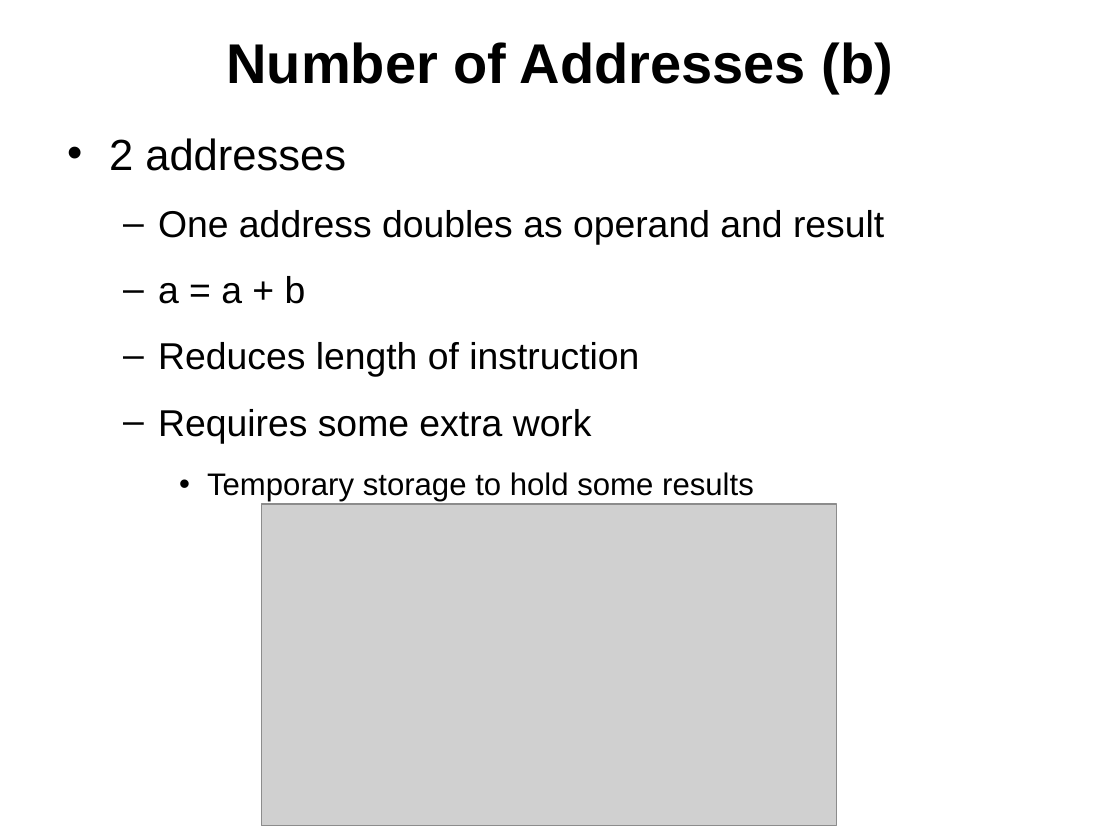
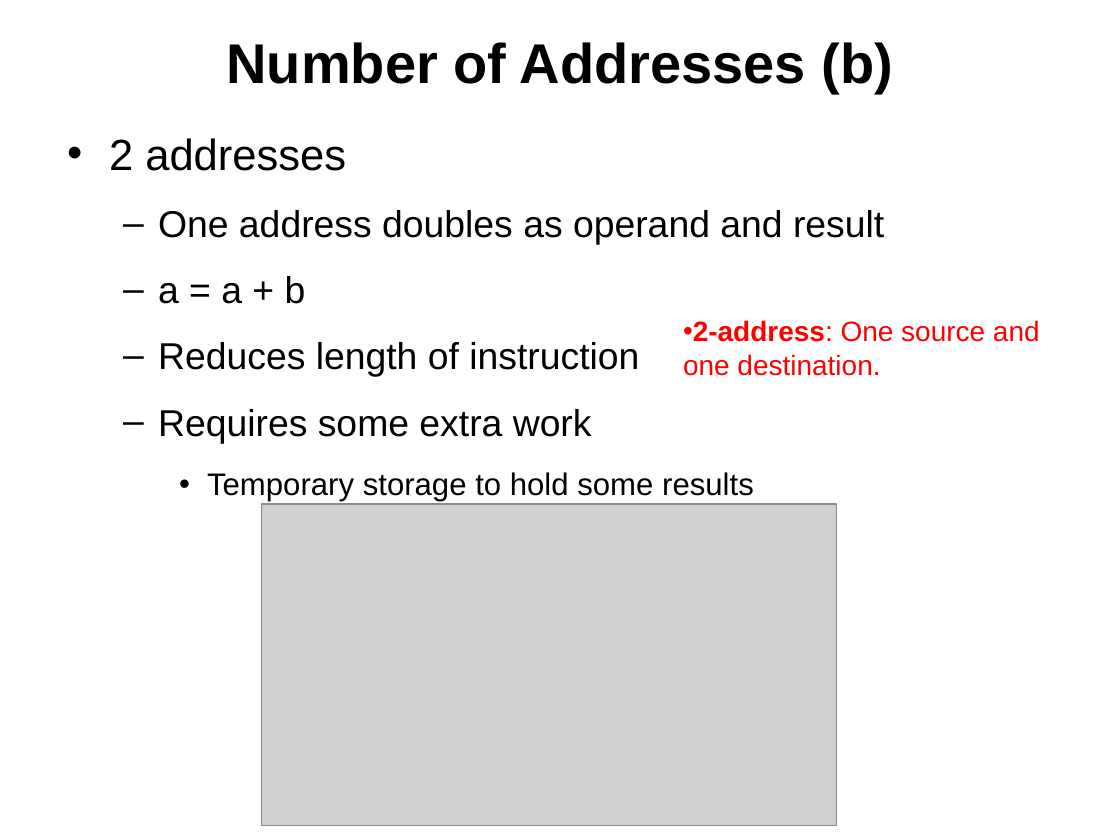
Before and after one commit to bamboat3/coal, a slide deck: slide 17 of Lectures/lecture_04_machine_inst_charac.pptx (slide 14 before the commit). Drawn at 1120x840 pixels with LibreOffice and Linux fonts; fonts in the diff are those of the drawing; grey boxes stand for pictures. Boxes give left, top, right and bottom in pixels: in the first picture for what was removed or moved away, otherwise in the second. Text is boxed around its words. In the diff, an @@ line names an element or a change of style, - is before the commit and + after.

```diff
--- a/Lectures/lecture_04_machine_inst_charac.pptx
+++ b/Lectures/lecture_04_machine_inst_charac.pptx
@@ text added at box(683, 320, 1040, 376), 18 pt, text #FF0000 @@
+• 2-address: One source and one destination.
```
Also in this commit, not shown: 7 other slides changed, 5 slides added.
